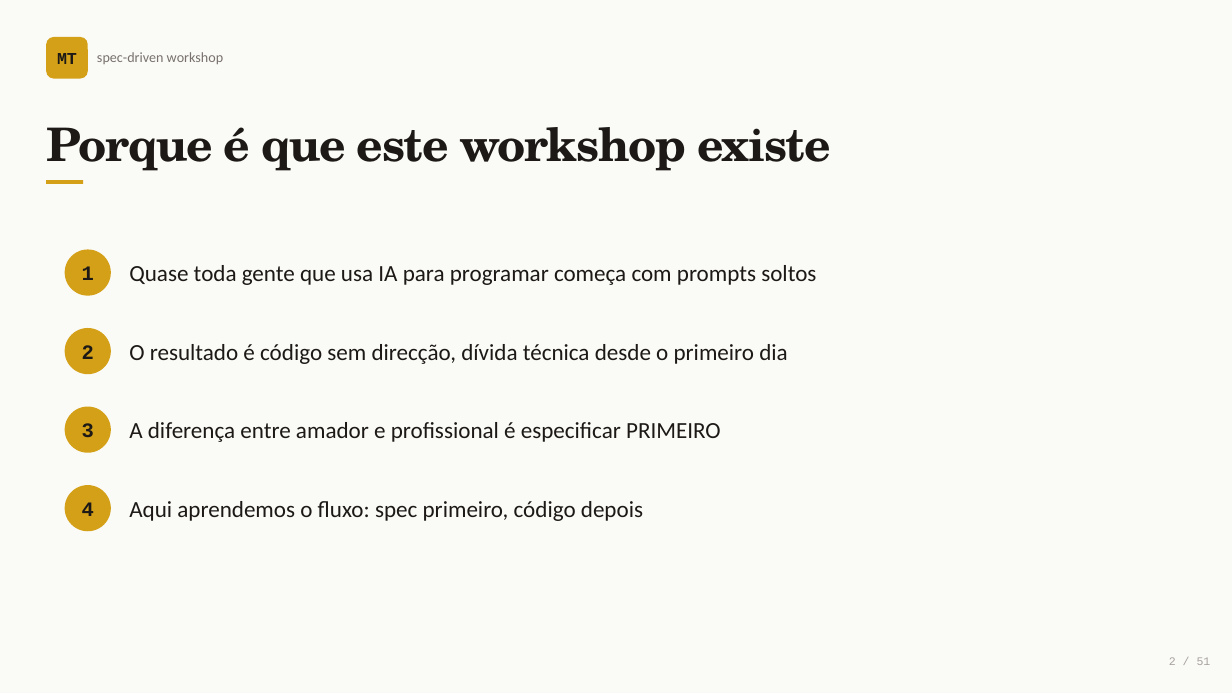
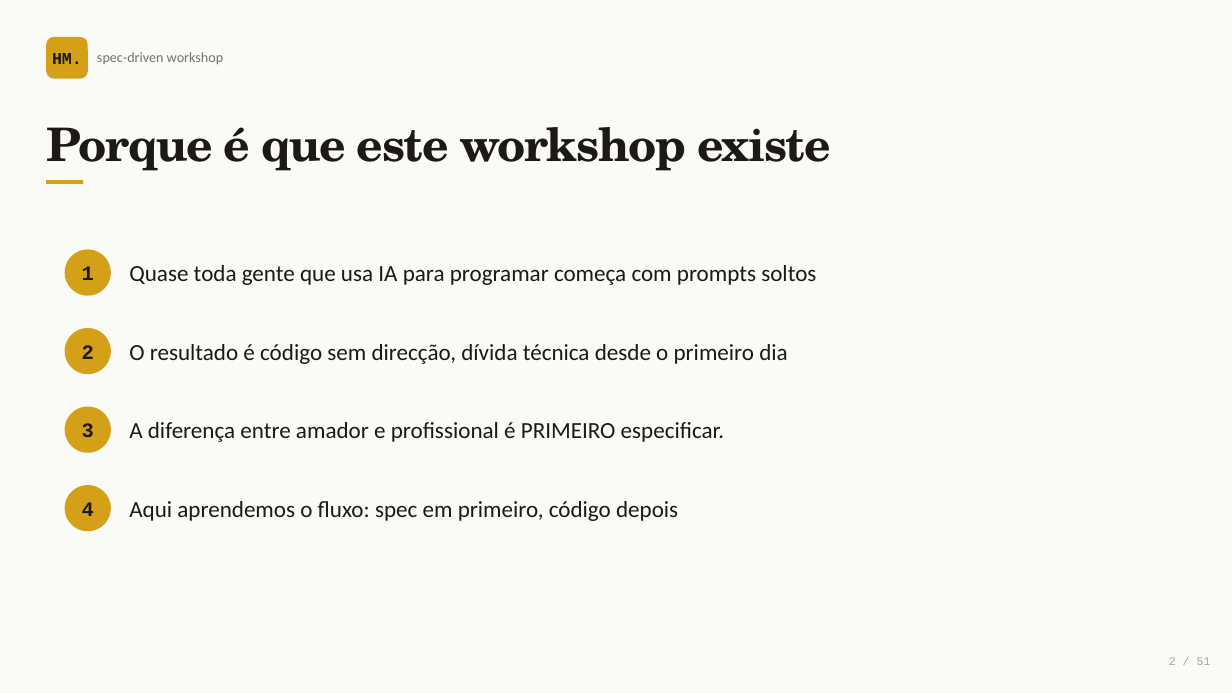
Before and after one commit to heldernoid/SDD-workshop-moz, a slide deck: slide 2 of workshop-spec-driven.pptx. Drawn at 1232x693 pixels with LibreOffice and Linux fonts; fonts in the diff are those of the drawing. Boxes give left, top, right and bottom in pixels: in the first picture for what was removed or moved away, otherwise in the second. Text is boxed around its words. In the diff, an @@ line names an element or a change of style, - is before the commit and + after.

```diff
--- a/workshop-spec-driven.pptx
+++ b/workshop-spec-driven.pptx
@@ text added at [52,53,82,64], 13 pt, text #1C1917, bold @@
+HM.
@@ text removed at [57,53,77,64] @@
-MT
@@ text at [129,422,725,442]: text changed @@
-A diferença entre amador e profissional é especificar PRIMEIRO
+A diferença entre amador e profissional é PRIMEIRO especificar.
@@ text at [129,501,678,521]: text changed @@
-Aqui aprendemos o fluxo: spec primeiro, código depois
+Aqui aprendemos o fluxo: spec em primeiro, código depois
```
Also in this commit, not shown: 50 other slides changed.
